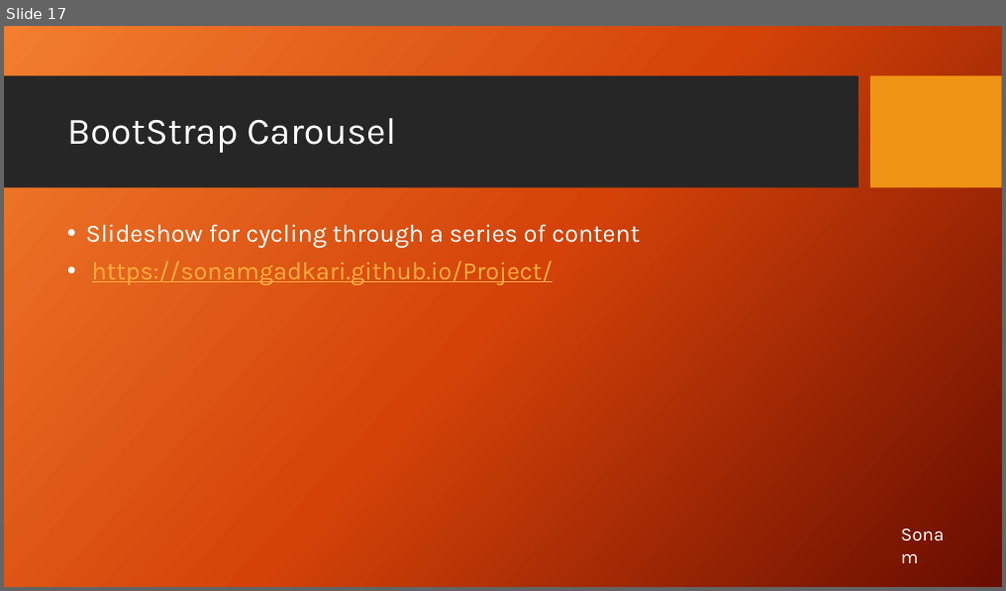
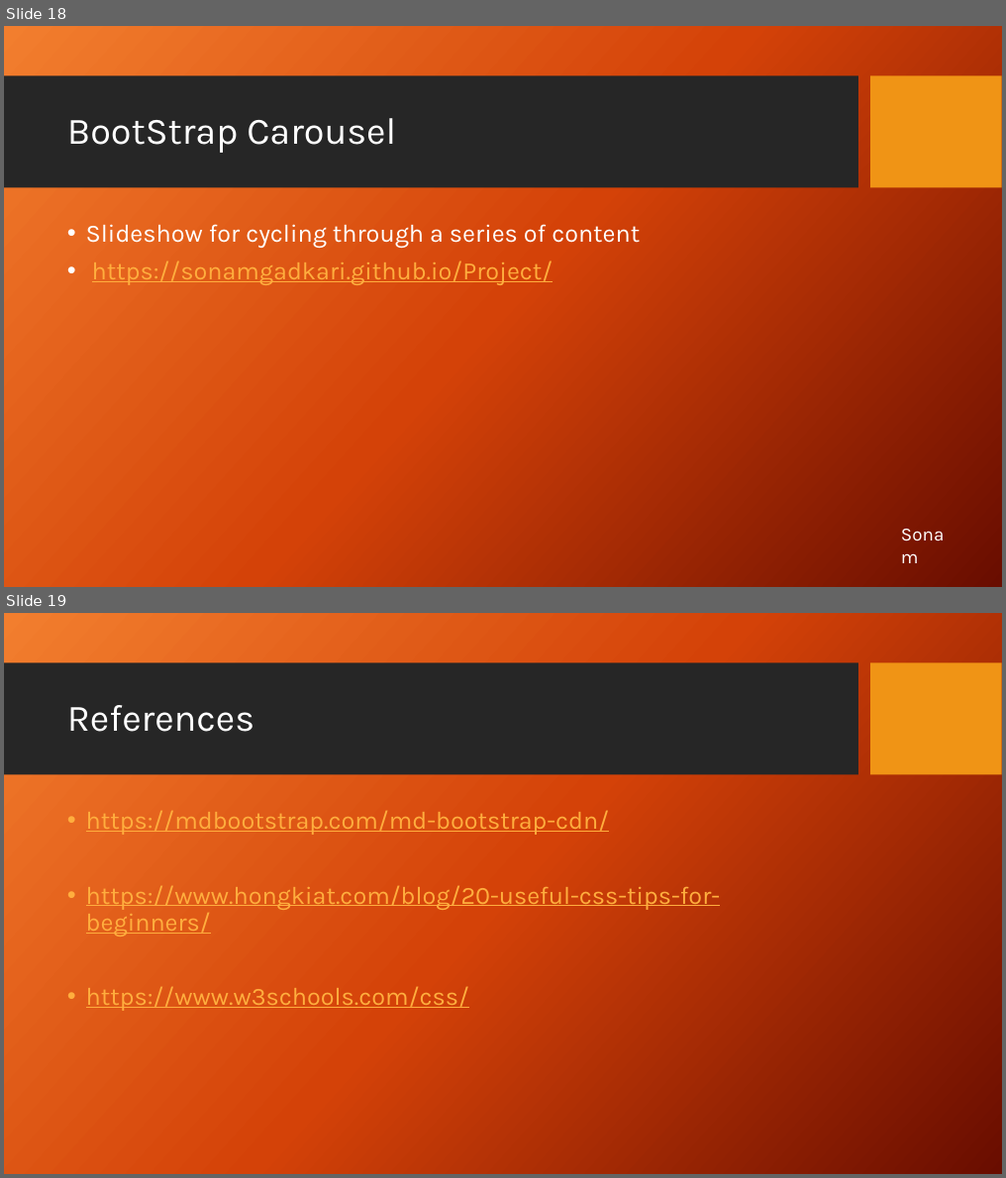
Before and after one commit to SonamGadkari/Project, a slide deck: web apps Presentation.pptx. Shown one above the other, each under a label of ours: slide 17 before the commit, slides 18 and 19 after it. The pictures are 1006x591 and 1006x1178 pixels, drawn with LibreOffice and Linux fonts; fonts in the diff are those of the drawing; background and template pictures are left out. Boxes give left, top, right and bottom in pixels: in the first picture for what was removed or moved away, otherwise in the second. Text is boxed around its words. In the diff, an @@ line names an element or a change of style, - is before the commit and + after.

```diff
--- a/web apps Presentation.pptx
+++ b/web apps Presentation.pptx
@@ slide 19 added at [4,613,1002,1174], background picture (left out); not listed: 2 template elements that a slide beside it also shows @@
@@ title added at [67,705,254,732], 36 pt, text #FFFFFF @@
+References
@@ text added at [86,810,720,1011], 24 pt, text #FFAE3E, underline @@
+• https://mdbootstrap.com/md-bootstrap-cdn/
+• https://www.hongkiat.com/blog/20-useful-css-tips-for-beginners/
+• https://www.w3schools.com/css/
@@ what was slide 17 is now slide 18 @@
```
Also in this commit, not shown: 1 slide changed, 1 other slide added, 1 other file.
